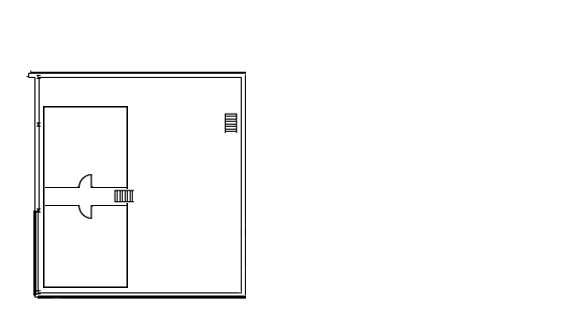
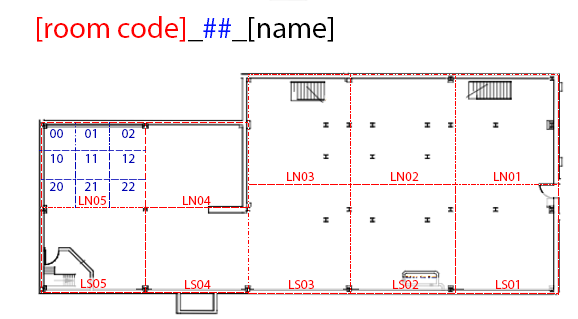
The second 578 x 319 image is a revision of the first. Changes to its layers:
added layer "Subroom Grid" (16th of 16) above "Line 7" over [39, 122, 146, 208]
added layer "Line 7" above "Line 2" over [41, 122, 249, 293]
added layer "Line 2" above "[room code]_##_[name]" over [248, 74, 559, 295]
added layer "[room code]_##_[name]" above "Line 1" over [37, 16, 333, 42]
added layer "LS01" above "LN01" over [496, 280, 519, 289]
added layer "LN01" above "LS02" over [494, 172, 520, 181]
added layer "LS02" above "LN02" over [393, 280, 419, 289]
added layer "LN02" above "LS03" over [391, 172, 419, 181]
added layer "LS03" above "LN03" over [289, 280, 314, 289]
added layer "LN03" above "LS04" over [287, 172, 314, 181]
added layer "LS04" above "LN04" over [185, 280, 211, 289]
added layer "LN04" above "LS05" over [183, 196, 211, 205]
added layer "LS05" above "LN05" over [81, 279, 106, 288]
added layer "LN05" above "Label Backgrounds" over [79, 196, 106, 205]
added layer "Label Backgrounds" (70%) above "22" over [47, 193, 553, 290]
added layer "22" above "21" over [121, 182, 135, 191]
added layer "21" above "20" over [84, 182, 96, 191]
added layer "20" above "12" over [49, 182, 63, 191]
added layer "02" above "01" over [122, 129, 135, 138]
added layer "00" above "Room Grid" over [50, 129, 63, 138]
hid "Roof", painted on it over [25, 0, 564, 315]
hid "Catwalk" over [25, 0, 564, 315]
hid "GroundFloor" over [25, 0, 564, 315]
added layer "Background" over [25, 0, 564, 315]
…and 4 more changes (4 added)
